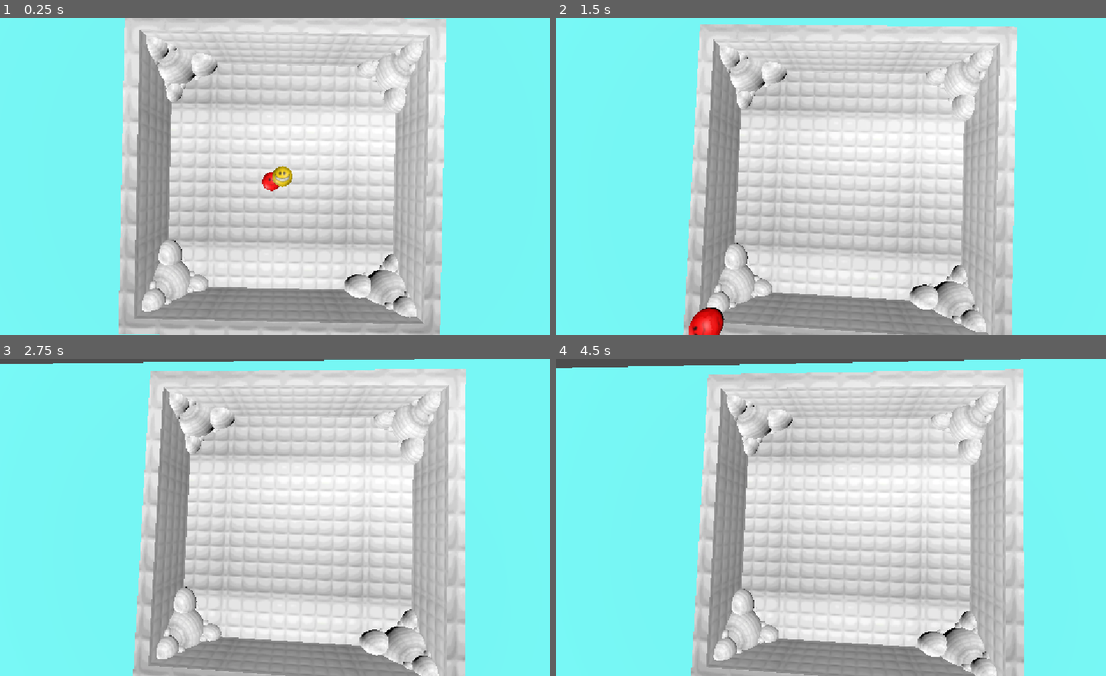
Above: before the commit, frames 1-4 (two rows, left to right).
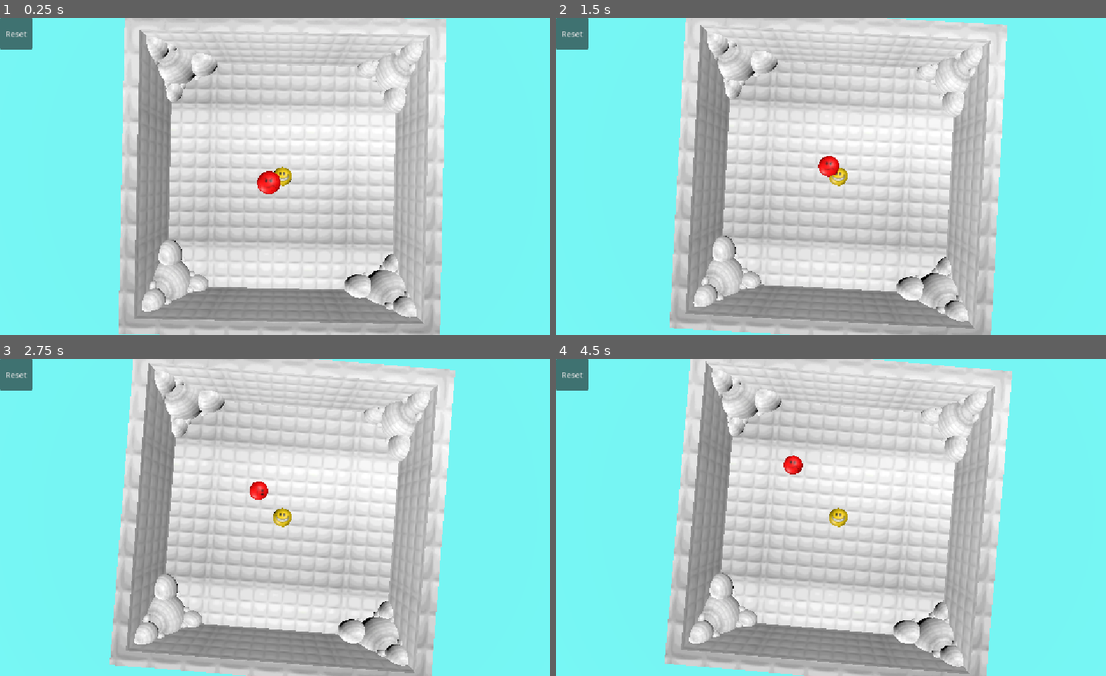
Above: after the commit, the same moments.

Repository: no-apologizes/hc-haven
Game: Godot game, scene res://node_3d.tscn
The game is run twice, just before and just after one commit, with the same random seed, the same clock (stepped at 60 frames per second) and the same inputs. Sound files missing from this copy of the repository are replaced by a short silence.
Inputs (mouse positions are in pixels of both pictures, inside the frame that each line leads up to):
- Up to frame 1 (0.25 s): no input
- Up to frame 2 (1.5 s): click (572, 33) at 0.5 s, where only the run after the commit has a clickable "Reset"; tap Enter at 1.25 s; move the mouse to (963, 160) at 1.27 s; hold Enter from 1.28 s (still down); click (963, 160) at 1.42 s
- Up to frame 3 (2.75 s): release Enter at 2 s; drag from (170, 533) to (253, 580) at 2.02 s
- Up to frame 4 (4.5 s): move the mouse to (897, 447) at 2.77 s; hold Shift 2.78-3.5 s; click (897, 447) at 2.92 s; drag from (809, 580) to (671, 469) at 3.52 s; move the mouse to (1007, 565) at 4.27 s; hold Ctrl from 4.28 s (still down); click (1007, 565) at 4.42 s

The runs differ from the first frame. In frame 1, 0.8% of the frame differs, in the area x 0-54%, y 0-56%; in frame 2, 27%; in frame 3, 31%; in frame 4, 32%, in the area x 0-86%, y 0-100%.

Commit message:
Final version

Diff:
--- a/MI_Obsidian_01.tres
+++ /dev/null
@@ -1,24 +0,0 @@
-[gd_resource type="StandardMaterial3D" load_steps=6 format=3 uid="uid://bok4pmemgbl70"]
-
-[ext_resource type="Texture2D" uid="uid://c5ychkm5knoa8" path="res://Obsidian_01/T_Obsidian_01_A.png" id="1_wavtg"]
-[ext_resource type="Texture2D" uid="uid://c3g3sxbydm8vc" path="res://Obsidian_01/T_Obsidian_01_O.png" id="2_mcxeo"]
-[ext_resource type="Texture2D" uid="uid://dd5ip75sn58y0" path="res://Obsidian_01/T_Obsidian_01_H.png" id="3_jgler"]
-[ext_resource type="Texture2D" uid="uid://c3uos2ypyqlrm" path="res://Obsidian_01/T_Obsidian_01_N.png" id="4_td1og"]
-[ext_resource type="Texture2D" uid="uid://dma0oh103np5d" path="res://Obsidian_01/T_Obsidian_01_R.png" id="5_djnan"]
-
-[resource]
-albedo_texture = ExtResource("1_wavtg")
-roughness_texture = ExtResource("5_djnan")
-roughness_texture_channel = 4
-normal_enabled = true
-normal_texture = ExtResource("4_td1og")
-ao_enabled = true
-ao_light_affect = 1.0
-ao_texture = ExtResource("2_mcxeo")
-heightmap_enabled = true
-heightmap_scale = 7.0
-heightmap_deep_parallax = true
-heightmap_min_layers = 8
-heightmap_max_layers = 32
-heightmap_texture = ExtResource("3_jgler")
-texture_filter = 5
--- a/MI_Obsidian_01_Packed.tres
+++ /dev/null
@@ -1,20 +0,0 @@
-[gd_resource type="StandardMaterial3D" load_steps=5 format=3 uid="uid://d3newtmnxngfg"]
-
-[ext_resource type="Texture2D" uid="uid://dvgslo1klphgc" path="res://Obsidian_01/T_Obsidian_01_NA.png" id="1_fpfa4"]
-[ext_resource type="Texture2D" uid="uid://b71xr8kkqet3r" path="res://Obsidian_01/T_Obsidian_01_ORM.png" id="2_btetx"]
-[ext_resource type="Texture2D" uid="uid://dd5ip75sn58y0" path="res://Obsidian_01/T_Obsidian_01_H.png" id="3_s8n1v"]
-[ext_resource type="Texture2D" uid="uid://c3uos2ypyqlrm" path="res://Obsidian_01/T_Obsidian_01_N.png" id="4_t7ml0"]
-
-[resource]
-albedo_color = Color(0.877333, 0.77, 1, 1)
-albedo_texture = ExtResource("1_fpfa4")
-roughness_texture = ExtResource("2_btetx")
-roughness_texture_channel = 1
-normal_enabled = true
-normal_texture = ExtResource("4_t7ml0")
-ao_enabled = true
-ao_light_affect = 1.0
-ao_texture = ExtResource("2_btetx")
-heightmap_enabled = true
-heightmap_scale = 7.0
-heightmap_texture = ExtResource("3_s8n1v")
--- a/character_body_3d.gd
+++ b/character_body_3d.gd
@@ -2,11 +2,11 @@
 
 @export var max_pull_distance: float = 4.0
 @export var launch_power: float = 8.0
-@export var friction: float = 6.0
+@export var friction: float = 8.0
 @export var min_pull_threshold: float = 0.3
 @export var ball_radius: float = 1.55
 @export var bounciness: float = 1.0 # 1.0 = no speed loss, < 1.0 = loses speed on bounce
-@export var push_force: float = 150.0
+@export var push_force: float = 65.0
 
 @onready var camera: Camera3D = get_viewport().get_camera_3d()
 @onready var aim_pivot: Node3D = $AimPivot
@@ -22,7 +22,6 @@
 func _input(event: InputEvent) -> void:
 	if event is InputEventMouseButton and event.button_index == MOUSE_BUTTON_LEFT:
 		if event.pressed:
-			# Allow dragging anytime (remove or adjust velocity.length() check here)
 			var click_pos = get_mouse_ground_position()
 			# Start drag if clicking near the character
 			if click_pos != Vector3.ZERO and click_pos.distance_to(global_position) < 1.5:
@@ -55,7 +54,7 @@
 		var collision := get_slide_collision(i)
 		var collider := collision.get_collider()
 		if collider is RigidBody3D:
-			# Push the rigid body away from the character (fixed type & negation)
+			# Push the rigid body away from the character
 			var push_dir: Vector3 = -collision.get_normal()
 			collider.apply_central_impulse(push_dir * push_force)
 
@@ -68,7 +67,7 @@
 		velocity.x = bounced.x
 		velocity.z = bounced.z
 
-	# Spin the veritymodel based on movement speed and direction
+	# Spin the verity model based on movement speed and direction
 	spin_model(delta)
 
 
--- a/cruelty_spanwer.gd
+++ b/cruelty_spanwer.gd
@@ -3,7 +3,7 @@
 @export var cruelty_scene: PackedScene
 @export var min_bounds: Vector2 = Vector2(-5.0, -5.0)
 @export var max_bounds: Vector2 = Vector2(5.0, 5.0)
-@export var spawn_height: float = 1.5
+@export var spawn_height: float = 10.0
 
 func _ready() -> void:
 	spawn_cruelty()
@@ -13,8 +13,18 @@
 		return
 
 	var instance = cruelty_scene.instantiate()
+	instance.add_to_group("cruelty")
+	instance.tree_exited.connect(_on_cruelty_died)
 	var random_x = randf_range(min_bounds.x, max_bounds.x)
 	var random_z = randf_range(min_bounds.y, max_bounds.y)
 
 	add_child(instance)
 	instance.global_position = Vector3(random_x, spawn_height, random_z)
+
+
+func _on_cruelty_died() -> void:
+	# Skip if the spawner itself is being removed (e.g. game closing / scene change)
+	if not is_inside_tree() or is_queued_for_deletion():
+		return
+	# Deferred so we don't add a physics body mid-physics-callback
+	spawn_cruelty.call_deferred()
--- /dev/null
+++ b/kill_walls.gd
@@ -0,0 +1,62 @@
+extends Area3D
+
+const EXPLOSION_SOUND := preload("res://assets/Explosion.mp3")
+
+@export var explosion_color: Color = Color(1.0, 0.45, 0.1)
+@export var explosion_size: float = 0.6
+
+
+func _ready() -> void:
+	if not body_entered.is_connected(_on_body_entered):
+		body_entered.connect(_on_body_entered)
+
+
+func _on_body_entered(body: Node3D) -> void:
+	if body.is_in_group("cruelty") and not body.is_queued_for_deletion():
+		explode(body)
+
+
+func explode(body: Node3D) -> void:
+	var pos := body.global_position
+	var root := get_tree().current_scene
+
+	# Burst of glowing particles
+	var particles := CPUParticles3D.new()
+	particles.one_shot = true
+	particles.explosiveness = 1.0
+	particles.amount = 60
+	particles.lifetime = 0.8
+	particles.direction = Vector3.UP
+	particles.spread = 180.0
+	particles.initial_velocity_min = 6.0
+	particles.initial_velocity_max = 14.0
+	particles.gravity = Vector3(0, -9.8, 0)
+	particles.scale_amount_min = 0.5
+	particles.scale_amount_max = 1.2
+	var mesh := SphereMesh.new()
+	mesh.radius = explosion_size * 0.5
+	mesh.height = explosion_size
+	var mat := StandardMaterial3D.new()
+	mat.albedo_color = explosion_color
+	mat.emission_enabled = true
+	mat.emission = explosion_color
+	mat.emission_energy_multiplier = 3.0
+	mesh.material = mat
+	particles.mesh = mesh
+	root.add_child(particles)
+	particles.global_position = pos
+	particles.emitting = true
+
+	# Boom sound
+	var sound := AudioStreamPlayer3D.new()
+	sound.stream = EXPLOSION_SOUND
+	root.add_child(sound)
+	sound.global_position = pos
+	sound.play()
+
+	# Clean up the effects afterwards
+	get_tree().create_timer(3.0).timeout.connect(func():
+		particles.queue_free()
+		sound.queue_free())
+
+	body.queue_free()
--- a/node_3d.tscn
+++ b/node_3d.tscn
@@ -5,8 +5,11 @@
 [ext_resource type="AudioStream" uid="uid://bcwwp1ehuq1yw" path="res://assets/Boing.mp3" id="2_jka67"]
 [ext_resource type="PackedScene" uid="uid://cd77pj7eq5gj1" path="res://assets/arenamodel.glb" id="2_noarx"]
 [ext_resource type="PackedScene" uid="uid://3h1k7qrqweqf" path="res://assets/Verity/verity.glb" id="3_jka67"]
+[ext_resource type="Texture2D" uid="uid://dylj37unuor26" path="res://assets/Verity/verity_verity.png" id="3_jsk3o"]
 [ext_resource type="Script" uid="uid://qu2cpugug6qe" path="res://camera_follow.gd" id="4_i5arm"]
-[ext_resource type="PackedScene" uid="uid://dqteo6frtea3i" path="res://rigid_body_3d.tscn" id="6_i5arm"]
+[ext_resource type="PackedScene" uid="uid://dxci1skfmey64" path="res://assets/Cruelty/crueltymodel.glb" id="4_r3fl7"]
+[ext_resource type="Script" uid="uid://memhueqes7x6" path="res://kill_walls.gd" id="9_4arys"]
+[ext_resource type="Script" uid="uid://bs4d5loamkifv" path="res://resetbuttonscript.gd" id="10_6iypd"]
 
 [sub_resource type="SphereShape3D" id="SphereShape3D_dhlid"]
 radius = 1.6168367
@@ -14,31 +17,52 @@
 [sub_resource type="ParticleProcessMaterial" id="ParticleProcessMaterial_g4hbq"]
 gravity = Vector3(0, 0, 0)
 
-[sub_resource type="ShaderMaterial" id="ShaderMaterial_jsk3o"]
-
-[sub_resource type="BoxMesh" id="BoxMesh_r3fl7"]
-material = SubResource("ShaderMaterial_jsk3o")
-size = Vector3(1.105, 0.335, 1)
+[sub_resource type="StandardMaterial3D" id="StandardMaterial3D_6iypd"]
+albedo_texture = ExtResource("3_jsk3o")
+
+[sub_resource type="SphereMesh" id="SphereMesh_jsk3o"]
+material = SubResource("StandardMaterial3D_6iypd")
 
 [sub_resource type="Skin" id="Skin_4arys"]
 
 [sub_resource type="SphereShape3D" id="SphereShape3D_i5arm"]
 radius = 2.4024615
 
+[sub_resource type="SphereShape3D" id="SphereShape3D_noarx"]
+radius = 1.5941375
+
+[sub_resource type="PackedScene" id="PackedScene_jsk3o"]
+_bundled = {
+"conn_count": 0,
+"conns": PackedInt32Array(),
+"editable_instances": [],
+"id_paths": [PackedInt32Array(), PackedInt32Array()],
+"names": PackedStringArray("RigidBody3D", "RigidBody3D", "CollisionShape3D", "CollisionShape3D", "shape", "crueltymodel"),
+"node_count": 3,
+"node_ids": PackedInt32Array(1417850317, 1166390304, 70176397),
+"node_paths": [NodePath("."), NodePath(".")],
+"nodes": PackedInt32Array(-1, -1, 1, 0, -1, 0, 0, 1073741824, 0, 3, 2, -1, 1, 4, 0, 0, 1073741825, 0, 2147483647, 5, 1, 0, 0),
+"variants": [SubResource("SphereShape3D_noarx"), ExtResource("4_r3fl7")],
+"version": 3
+}
+
 [sub_resource type="BoxShape3D" id="BoxShape3D_l771n"]
 size = Vector3(1, 8.961121, 41.929085)
 
+[sub_resource type="BoxMesh" id="BoxMesh_a0tk4"]
+size = Vector3(115.18301, 1, 5.397217)
+
+[sub_resource type="StandardMaterial3D" id="StandardMaterial3D_r3fl7"]
+albedo_color = Color(0.47000003, 1, 0.99116665, 1)
+
+[sub_resource type="BoxShape3D" id="BoxShape3D_bvq8u"]
+size = Vector3(40, 0.5, 40)
+
+[sub_resource type="BoxShape3D" id="BoxShape3D_killwall"]
+size = Vector3(2, 8.961121, 41.929085)
+
 [sub_resource type="BoxShape3D" id="BoxShape3D_i5arm"]
 size = Vector3(250, 1, 250)
-
-[sub_resource type="BoxMesh" id="BoxMesh_a0tk4"]
-size = Vector3(48.59371, 1, 1)
-
-[sub_resource type="StandardMaterial3D" id="StandardMaterial3D_r3fl7"]
-albedo_color = Color(0.47000003, 1, 0.99116665, 1)
-
-[sub_resource type="BoxShape3D" id="BoxShape3D_bvq8u"]
-size = Vector3(40, 0.5, 40)
 
 [node name="Node3D" type="Node3D" unique_id=50514127]
 
@@ -49,6 +73,7 @@
 [node name="AudioBounce" type="AudioStreamPlayer3D" parent="HeyitsVerity" unique_id=1684167773]
 transform = Transform3D(1, 0, 0, 0, 1, 0, 0, 0, 1, 0, -4.171058, 0)
 stream = ExtResource("2_jka67")
+volume_db = 37.383
 
 [node name="AimPivot" type="Node3D" parent="HeyitsVerity" unique_id=1620393912]
 transform = Transform3D(6.6977434, 0, 0, 0, -2.5039146, 0, 0, 0, 140.87062, 0, 0, 0)
@@ -57,7 +82,7 @@
 transform = Transform3D(0.99999905, 0, 0, 0, 1, 0, 0, 0, 0.07419487, -1.8634133, -14.756821, 0.00080140936)
 
 [node name="CollisionShape3D" type="CollisionShape3D" parent="HeyitsVerity" unique_id=1707232789]
-transform = Transform3D(1, 0, 0, 0, 1, 0, 0, 0, 1, 0, 1.5714927, 0)
+transform = Transform3D(1, 0, 0, 0, 1, 0, 0, 0, 1, 0, -0.78953123, 0)
 shape = SubResource("SphereShape3D_dhlid")
 debug_color = Color(0.9810558, 0, 0.37842005, 0.41960785)
 
@@ -65,15 +90,15 @@
 transform = Transform3D(1, 0, 0, 0, 1, 0, 0, 0, 1, 0, 1.6159625, 0)
 
 [node name="MoveTrail" type="GPUParticles3D" parent="HeyitsVerity" unique_id=993888234]
-transform = Transform3D(1, 0, 0, 0, 1, 0, 0, 0, 1, 0.002866745, 0.8269849, 0)
-amount = 25
+transform = Transform3D(1, 0, 0, 0, 1, 0, 0, 0, 1, 0.002866745, -0.6473913, 0)
+amount = 20
 lifetime = 0.4
 process_material = SubResource("ParticleProcessMaterial_g4hbq")
-draw_pass_1 = SubResource("BoxMesh_r3fl7")
+draw_pass_1 = SubResource("SphereMesh_jsk3o")
 draw_skin = SubResource("Skin_4arys")
 
 [node name="verity" parent="HeyitsVerity" unique_id=1588858319 instance=ExtResource("3_jka67")]
-transform = Transform3D(1, 0, 0, 0, 1, 0, 0, 0, 1, 0, 1.6663384, 0)
+transform = Transform3D(1, 0, 0, 0, 1, 0, 0, 0, 1, 0, -0.8332, 0)
 
 [node name="Camera3D" type="Camera3D" parent="." unique_id=1558145361 node_paths=PackedStringArray("target")]
 transform = Transform3D(1, 0, 0, 0, -4.371139e-08, 1, 0, -1, -4.371139e-08, 0, 40.049583, 0)
@@ -120,80 +145,75 @@
 [node name="arenamodel" parent="Arena" unique_id=1340289494 instance=ExtResource("2_noarx")]
 transform = Transform3D(1, 0, 0, 0, 1, 0, 0, 0, 1, 0, 0.35, 0)
 script = ExtResource("1_wc5p8")
-cruelty_scene = ExtResource("6_i5arm")
+cruelty_scene = SubResource("PackedScene_jsk3o")
+
+[node name="CollisionShape3D6" type="CollisionShape3D" parent="Arena" unique_id=262651660]
+transform = Transform3D(1, 0, 0, 0, 1, 0, 0, 0, 1, 18.777319, 0.6311097, 14.832637)
+shape = SubResource("SphereShape3D_i5arm")
+debug_color = Color(0.97453934, 0, 0.42948666, 0.41960785)
+
+[node name="CollisionShape3D10" type="CollisionShape3D" parent="Arena" unique_id=1675925179]
+transform = Transform3D(1, 0, 0, 0, 1, 0, 0, 0, 1, 19.03199, 1.623276, -13.22564)
+shape = SubResource("SphereShape3D_i5arm")
+debug_color = Color(0.97453934, 0, 0.42948666, 0.41960785)
+
+[node name="CollisionShape3D12" type="CollisionShape3D" parent="Arena" unique_id=68928610]
+transform = Transform3D(1, 0, 0, 0, 1, 0, 0, 0, 1, 16.624182, 4.4145875, -16.069628)
+shape = SubResource("SphereShape3D_i5arm")
+debug_color = Color(0.97453934, 0, 0.42948666, 0.41960785)
+
+[node name="CollisionShape3D13" type="CollisionShape3D" parent="Arena" unique_id=614221269]
+transform = Transform3D(1, 0, 0, 0, 1, 0, 0, 0, 1, -13.39926, 1.8898969, -18.00606)
+shape = SubResource("SphereShape3D_i5arm")
+debug_color = Color(0.97453934, 0, 0.42948666, 0.41960785)
+
+[node name="CollisionShape3D14" type="CollisionShape3D" parent="Arena" unique_id=541241311]
+transform = Transform3D(1, 0, 0, 0, 1, 0, 0, 0, 1, -19.003883, 0.7381501, -14.297394)
+shape = SubResource("SphereShape3D_i5arm")
+debug_color = Color(0.97453934, 0, 0.42948666, 0.41960785)
+
+[node name="CollisionShape3D16" type="CollisionShape3D" parent="Arena" unique_id=384387474]
+transform = Transform3D(1, 0, 0, 0, 1, 0, 0, 0, 1, -14.083448, 0.4118141, 18.907158)
+shape = SubResource("SphereShape3D_i5arm")
+debug_color = Color(0.97453934, 0, 0.42948666, 0.41960785)
+
+[node name="CollisionShape3D17" type="CollisionShape3D" parent="Arena" unique_id=1911839311]
+transform = Transform3D(1, 0, 0, 0, 1, 0, 0, 0, 1, -17.105116, 3.468106, -17.267483)
+shape = SubResource("SphereShape3D_i5arm")
+debug_color = Color(0.97453934, 0, 0.42948666, 0.41960785)
+
+[node name="CollisionShape3D18" type="CollisionShape3D" parent="Arena" unique_id=2080531954]
+transform = Transform3D(1, 0, 0, 0, 1, 0, 0, 0, 1, -17.17413, 3.3457203, 16.819098)
+shape = SubResource("SphereShape3D_i5arm")
+debug_color = Color(0.97453934, 0, 0.42948666, 0.41960785)
+
+[node name="CollisionShape3D9" type="CollisionShape3D" parent="Arena" unique_id=2116834679]
+transform = Transform3D(1, 0, 0, 0, 1, 0, 0, 0, 1, 16.546059, 3.2538652, 17.658878)
+shape = SubResource("SphereShape3D_i5arm")
+debug_color = Color(0.97453934, 0, 0.42948666, 0.41960785)
+
+[node name="CollisionShape3D5" type="CollisionShape3D" parent="Arena" unique_id=496835128]
+transform = Transform3D(-4.371139e-08, 0, 1, 0, 1, 0, -1, 0, -4.371139e-08, 0.022816658, 5.0333962, 19.502327)
+shape = SubResource("BoxShape3D_l771n")
+debug_color = Color(0.96738786, 1.347661e-06, 0.47759163, 0.41960785)
+
+[node name="CollisionShape3D4" type="CollisionShape3D" parent="Arena" unique_id=199789657]
+transform = Transform3D(-4.371139e-08, 0, 1, 0, 1, 0, -1, 0, -4.371139e-08, -0.040911794, 5.0358143, -19.40004)
+shape = SubResource("BoxShape3D_l771n")
+debug_color = Color(0.96738786, 1.347661e-06, 0.47759163, 0.41960785)
+
+[node name="CollisionShape3D3" type="CollisionShape3D" parent="Arena" unique_id=981755116]
+transform = Transform3D(1, 0, 0, 0, 1, 0, 0, 0, 1, 19.369587, 5.0523324, 0.016588211)
+shape = SubResource("BoxShape3D_l771n")
+debug_color = Color(0.96738786, 1.347661e-06, 0.47759163, 0.41960785)
 
 [node name="CollisionShape3D2" type="CollisionShape3D" parent="Arena" unique_id=1629158817]
 transform = Transform3D(1, 0, 0, 0, 1, 0, 0, 0, 1, -19.503181, 5.0042725, 0.0082941055)
 shape = SubResource("BoxShape3D_l771n")
 debug_color = Color(0.96738786, 1.347661e-06, 0.47759163, 0.41960785)
 
-[node name="CollisionShape3D20" type="CollisionShape3D" parent="Arena" unique_id=309770767]
-transform = Transform3D(1, 0, 0, 0, 1, 0, 0, 0, 1, 0, -3, 0)
-shape = SubResource("BoxShape3D_i5arm")
-debug_color = Color(0.97453934, 0, 0.42948666, 0.41960785)
-
-[node name="CollisionShape3D3" type="CollisionShape3D" parent="Arena" unique_id=981755116]
-transform = Transform3D(1, 0, 0, 0, 1, 0, 0, 0, 1, 19.369587, 5.0523324, 0.016588211)
-shape = SubResource("BoxShape3D_l771n")
-debug_color = Color(0.96738786, 1.347661e-06, 0.47759163, 0.41960785)
-
-[node name="CollisionShape3D4" type="CollisionShape3D" parent="Arena" unique_id=199789657]
-transform = Transform3D(-4.371139e-08, 0, 1, 0, 1, 0, -1, 0, -4.371139e-08, -0.040911794, 5.0358143, -19.40004)
-shape = SubResource("BoxShape3D_l771n")
-debug_color = Color(0.96738786, 1.347661e-06, 0.47759163, 0.41960785)
-
-[node name="CollisionShape3D5" type="CollisionShape3D" parent="Arena" unique_id=496835128]
-transform = Transform3D(-4.371139e-08, 0, 1, 0, 1, 0, -1, 0, -4.371139e-08, 0.022816658, 5.0333962, 19.502327)
-shape = SubResource("BoxShape3D_l771n")
-debug_color = Color(0.96738786, 1.347661e-06, 0.47759163, 0.41960785)
-
-[node name="CollisionShape3D6" type="CollisionShape3D" parent="Arena" unique_id=262651660]
-transform = Transform3D(1, 0, 0, 0, 1, 0, 0, 0, 1, 18.777319, 0.6311097, 14.832637)
-shape = SubResource("SphereShape3D_i5arm")
-debug_color = Color(0.97453934, 0, 0.42948666, 0.41960785)
-
-[node name="CollisionShape3D10" type="CollisionShape3D" parent="Arena" unique_id=1675925179]
-transform = Transform3D(1, 0, 0, 0, 1, 0, 0, 0, 1, 19.03199, 1.623276, -13.22564)
-shape = SubResource("SphereShape3D_i5arm")
-debug_color = Color(0.97453934, 0, 0.42948666, 0.41960785)
-
-[node name="CollisionShape3D12" type="CollisionShape3D" parent="Arena" unique_id=68928610]
-transform = Transform3D(1, 0, 0, 0, 1, 0, 0, 0, 1, 16.624182, 4.4145875, -16.069628)
-shape = SubResource("SphereShape3D_i5arm")
-debug_color = Color(0.97453934, 0, 0.42948666, 0.41960785)
-
-[node name="CollisionShape3D13" type="CollisionShape3D" parent="Arena" unique_id=614221269]
-transform = Transform3D(1, 0, 0, 0, 1, 0, 0, 0, 1, -13.39926, 1.8898969, -18.00606)
-shape = SubResource("SphereShape3D_i5arm")
-debug_color = Color(0.97453934, 0, 0.42948666, 0.41960785)
-
-[node name="CollisionShape3D14" type="CollisionShape3D" parent="Arena" unique_id=541241311]
-transform = Transform3D(1, 0, 0, 0, 1, 0, 0, 0, 1, -19.003883, 0.7381501, -14.297394)
-shape = SubResource("SphereShape3D_i5arm")
-debug_color = Color(0.97453934, 0, 0.42948666, 0.41960785)
-
-[node name="CollisionShape3D16" type="CollisionShape3D" parent="Arena" unique_id=384387474]
-transform = Transform3D(1, 0, 0, 0, 1, 0, 0, 0, 1, -14.083448, 0.4118141, 18.907158)
-shape = SubResource("SphereShape3D_i5arm")
-debug_color = Color(0.97453934, 0, 0.42948666, 0.41960785)
-
-[node name="CollisionShape3D17" type="CollisionShape3D" parent="Arena" unique_id=1911839311]
-transform = Transform3D(1, 0, 0, 0, 1, 0, 0, 0, 1, -17.105116, 3.468106, -17.267483)
-shape = SubResource("SphereShape3D_i5arm")
-debug_color = Color(0.97453934, 0, 0.42948666, 0.41960785)
-
-[node name="CollisionShape3D18" type="CollisionShape3D" parent="Arena" unique_id=2080531954]
-transform = Transform3D(1, 0, 0, 0, 1, 0, 0, 0, 1, -17.17413, 3.3457203, 16.819098)
-shape = SubResource("SphereShape3D_i5arm")
-debug_color = Color(0.97453934, 0, 0.42948666, 0.41960785)
-
-[node name="CollisionShape3D9" type="CollisionShape3D" parent="Arena" unique_id=2116834679]
-transform = Transform3D(1, 0, 0, 0, 1, 0, 0, 0, 1, 16.546059, 3.2538652, 17.658878)
-shape = SubResource("SphereShape3D_i5arm")
-debug_color = Color(0.97453934, 0, 0.42948666, 0.41960785)
-
 [node name="Background" type="MeshInstance3D" parent="." unique_id=737550652]
-transform = Transform3D(6.6977434, 0, 0, 0, -2.5039146, 0, 0, 0, 140.87062, -10.992937, -57.64874, 0)
+transform = Transform3D(6.6977434, 0, 0, 0, -2.5039146, 0, 0, 0, 140.87062, -0.22821999, -55.70752, 22.476837)
 mesh = SubResource("BoxMesh_a0tk4")
 surface_material_override/0 = SubResource("StandardMaterial3D_r3fl7")
 
@@ -212,5 +232,49 @@
 shape = SubResource("BoxShape3D_bvq8u")
 debug_color = Color(0.9662705, 0.08272535, 0.42128402, 0.41960785)
 
-[node name="verity" type="Node3D" parent="." unique_id=219156806 instance=ExtResource("3_jka67")]
+[node name="verity" parent="." unique_id=219156806 instance=ExtResource("3_jka67")]
 transform = Transform3D(1, 0, 0, 0, 1, 0, 0, 0, 1, -196.14172, 36.90444, -27.038462)
+
+[node name="KillWalls" type="Area3D" parent="." unique_id=1398924531]
+process_thread_group = 1
+process_thread_group_order = 2
+process_thread_messages = 0
+script = ExtResource("9_4arys")
+
+[node name="CollisionShape3D2" type="CollisionShape3D" parent="KillWalls" unique_id=1645016192]
+transform = Transform3D(1, 0, 0, 0, 1, 0, 0, 0, 1, -19.503181, 5.0042725, 0.0082941055)
+shape = SubResource("BoxShape3D_killwall")
+debug_color = Color(0.96738786, 1.347661e-06, 0.47759163, 0.41960785)
+
+[node name="CollisionShape3D3" type="CollisionShape3D" parent="KillWalls" unique_id=412273403]
+transform = Transform3D(1, 0, 0, 0, 1, 0, 0, 0, 1, 19.369587, 5.0523324, 0.016588211)
+shape = SubResource("BoxShape3D_killwall")
+debug_color = Color(0.96738786, 1.347661e-06, 0.47759163, 0.41960785)
+
+[node name="CollisionShape3D4" type="CollisionShape3D" parent="KillWalls" unique_id=320593586]
+transform = Transform3D(-4.371139e-08, 0, 1, 0, 1, 0, -1, 0, -4.371139e-08, -0.040911794, 5.0358143, -19.40004)
+shape = SubResource("BoxShape3D_killwall")
+debug_color = Color(0.96738786, 1.347661e-06, 0.47759163, 0.41960785)
+
+[node name="CollisionShape3D5" type="CollisionShape3D" parent="KillWalls" unique_id=20176495]
+transform = Transform3D(-4.371139e-08, 0, 1, 0, 1, 0, -1, 0, -4.371139e-08, 0.022816658, 5.0333962, 19.502327)
+shape = SubResource("BoxShape3D_killwall")
+debug_color = Color(0.96738786, 1.347661e-06, 0.47759163, 0.41960785)
+
+[node name="CollisionShape3D20" type="CollisionShape3D" parent="KillWalls" unique_id=309770767]
+transform = Transform3D(1, 0, 0, 0, 1, 0, 0, 0, 1, 0, -3, 0)
+shape = SubResource("BoxShape3D_i5arm")
+debug_color = Color(0.97453934, 0, 0.42948666, 0.41960785)
+
+[node name="AudioListener3D" type="AudioListener3D" parent="." unique_id=677496639]
+
+[node name="CanvasLayer" type="CanvasLayer" parent="." unique_id=1046124968]
+
+[node name="Button" type="Button" parent="CanvasLayer" unique_id=162000459]
+offset_right = 66.0
+offset_bottom = 64.0
+text = "Reset"
+script = ExtResource("10_6iypd")
+
+[connection signal="body_entered" from="KillWalls" to="KillWalls" method="_on_body_entered"]
+[connection signal="pressed" from="CanvasLayer/Button" to="CanvasLayer/Button" method="_on_pressed"]
--- /dev/null
+++ b/resetbuttonscript.gd
@@ -0,0 +1,16 @@
+extends Button
+
+
+# Called when the node enters the scene tree for the first time.
+func _ready() -> void:
+	pass # Replace with function body.
+
+
+# Called every frame. 'delta' is the elapsed time since the previous frame.
+func _process(delta: float) -> void:
+	pass
+
+
+func _on_pressed() -> void:
+	get_tree().paused = false
+	get_tree().reload_current_scene()
--- a/rigid_body_3d.tscn
+++ b/rigid_body_3d.tscn
@@ -6,6 +6,9 @@
 radius = 1.5941375
 
 [node name="RigidBody3D" type="RigidBody3D" unique_id=1417850317]
+process_thread_group = 1
+process_thread_group_order = 0
+process_thread_messages = 0
 
 [node name="CollisionShape3D" type="CollisionShape3D" parent="." unique_id=1166390304]
 shape = SubResource("SphereShape3D_noarx")
Binary file added: WEB_BUILD/index.apple-touch-icon.png
Not shown, changed: WEB_BUILD/index.apple-touch-icon.png.import
Binary file added: WEB_BUILD/index.icon.png
Not shown, changed: WEB_BUILD/index.icon.png.import
Binary file added: WEB_BUILD/index.png
Not shown, changed: WEB_BUILD/index.png.import
Not shown, added: export_presets.cfg
Not shown, added: kill_walls.gd.uid
Not shown, added: resetbuttonscript.gd.uid
Not shown, removed: T_Obsidian_01_A.png
Not shown, removed: T_Obsidian_01_AR.png
Not shown, removed: T_Obsidian_01_BN.png
(and 7 more such lines)
